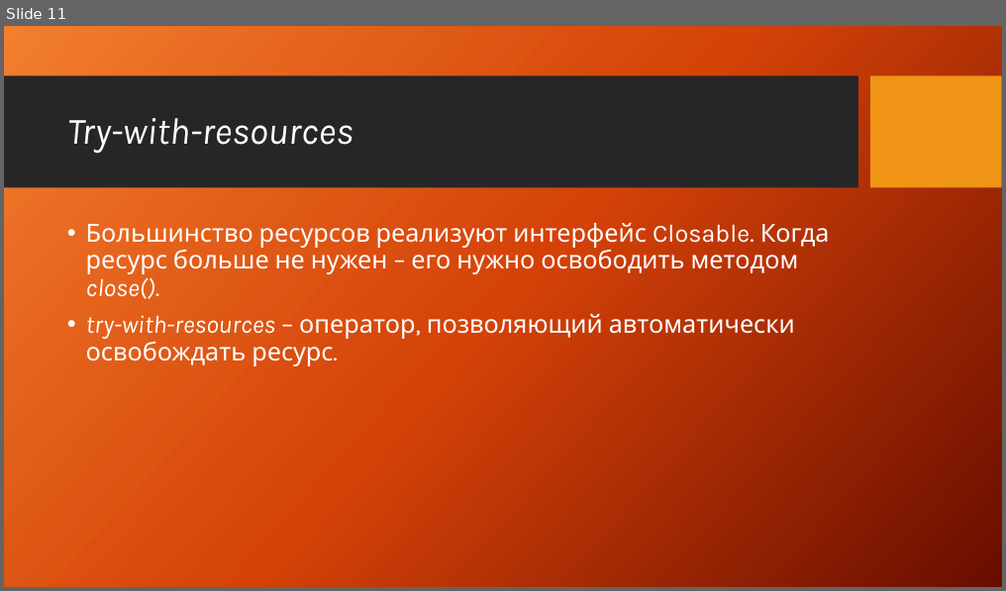
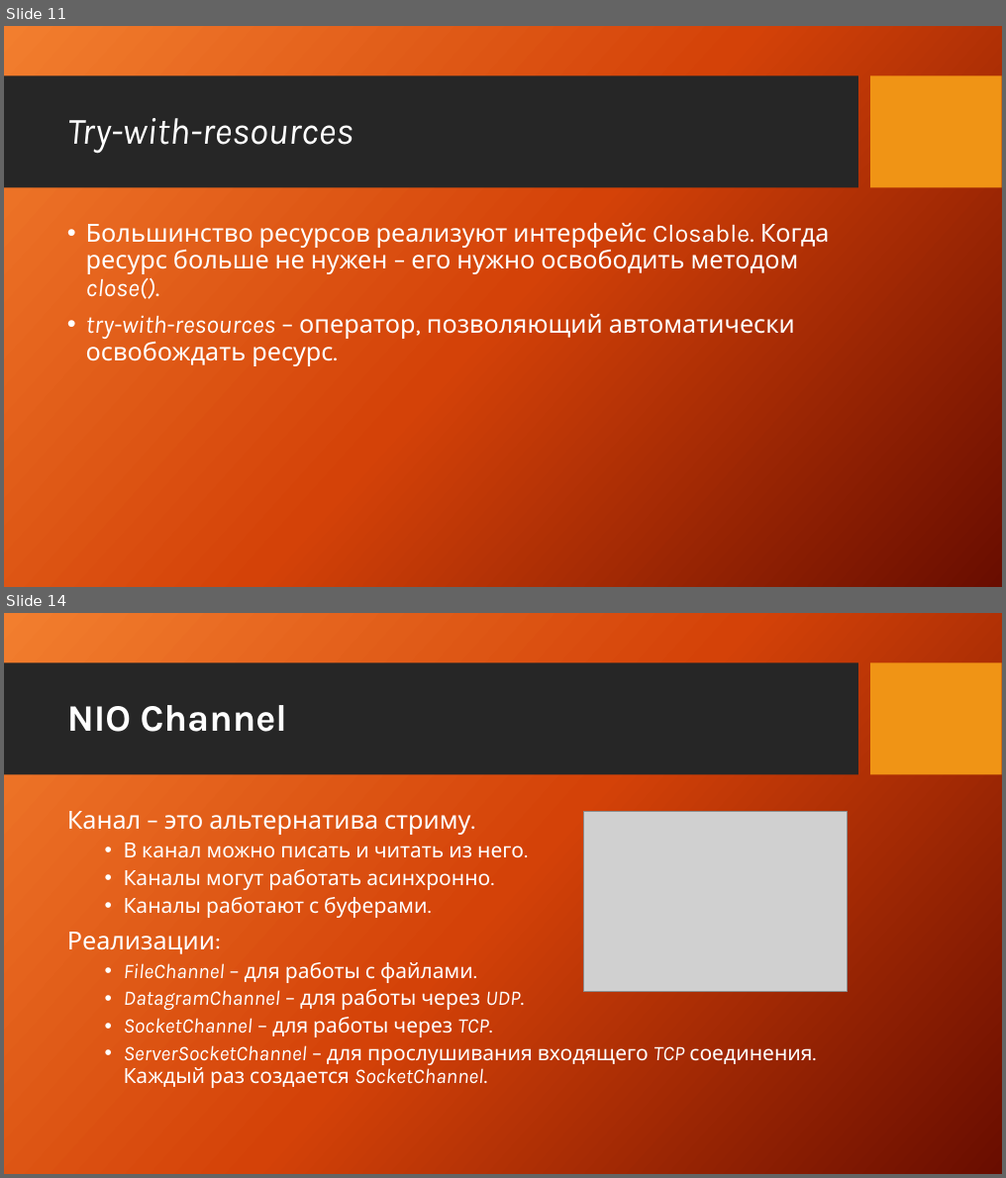
Before and after one commit to XLelarX/Courses, a slide deck: io/presentation.pptx. Shown one above the other, each under a label of ours: slide 11 before the commit, slides 11 and 14 after it; the slides between them are not shown. The pictures are 1006x591 and 1006x1178 pixels, drawn with LibreOffice and Linux fonts; fonts in the diff are those of the drawing; grey boxes stand for pictures; background and template pictures are left out. Boxes give left, top, right and bottom in pixels: in the first picture for what was removed or moved away, otherwise in the second. Text is boxed around its words. In the diff, an @@ line names an element or a change of style, - is before the commit and + after.

```diff
--- a/io/presentation.pptx
+++ b/io/presentation.pptx
@@ slide 14 added at bbox=[4, 613, 1002, 1174], background picture (left out); not listed: 2 template elements that a slide beside it also shows @@
@@ title added at bbox=[67, 705, 287, 732], 36 pt, text #FFFFFF, bold @@
+NIO Channel
@@ text added at bbox=[67, 811, 812, 1088], 20 pt, text #FFFFFF @@
+Канал – это альтернатива стриму.
+  • В канал можно писать и читать из него.
+  • Каналы могут работать асинхронно.
+  • Каналы работают с буферами.
+Реализации:
+  • FileChannel – для работы с файлами.
+  • DatagramChannel – для работы через UDP.
+  • SocketChannel – для работы через TCP.
+  • ServerSocketChannel – для прослушивания входящего TCP соединения. Каждый раз создается SocketChannel.
@@ picture added at bbox=[583, 812, 846, 992] @@
```
Also in this commit, not shown: 12 slides changed, 8 other slides added, 4 other files.
